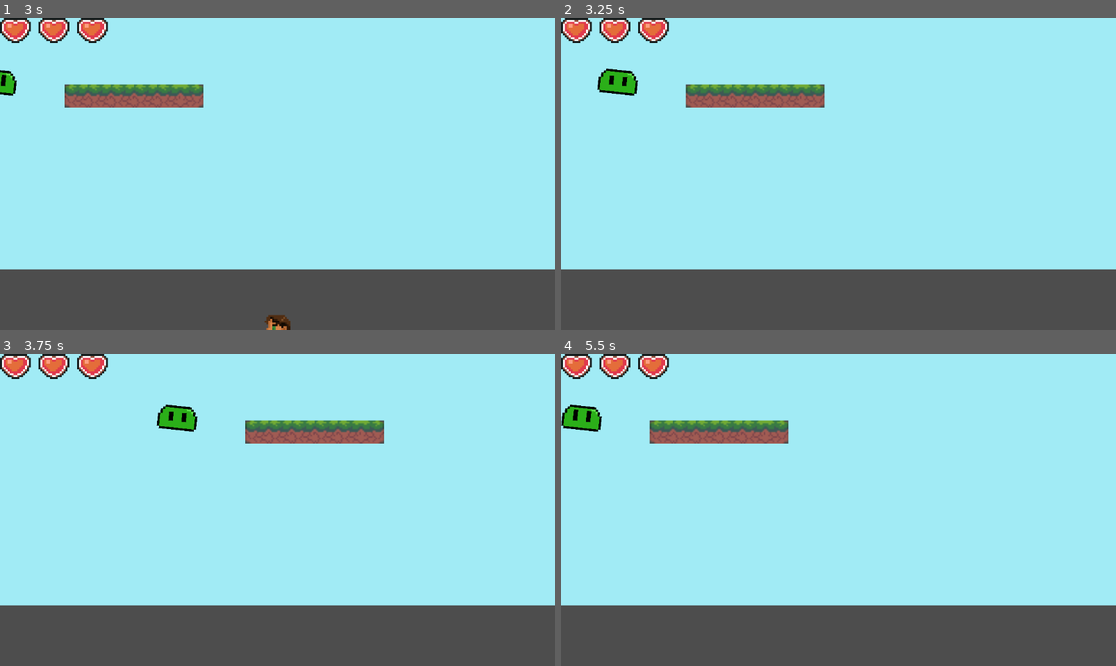
Above: before the commit, frames 1-4 (two rows, left to right).
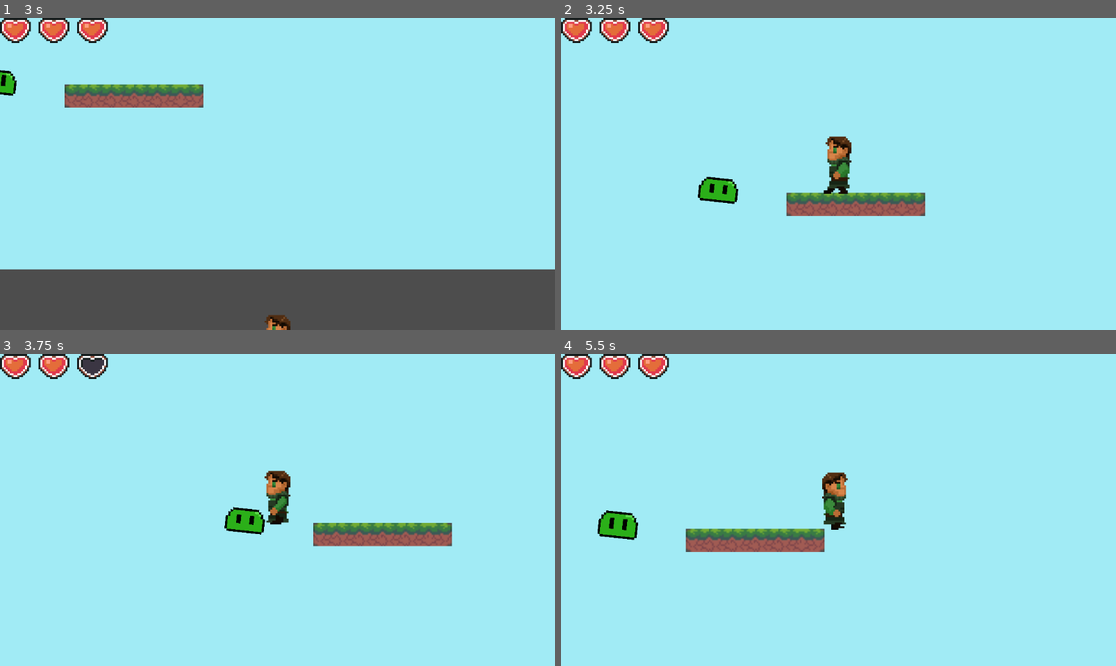
Above: after the commit, the same moments.

Repository: Vytisbrr/Shifted-by-Volt-games
Game: Godot game, scene res://Scenes/world.tscn
The game is run twice, just before and just after one commit, with the same random seed, the same clock (stepped at 60 frames per second) and the same inputs.
Inputs:
- Up to frame 1 (3 s): hold D (move right) 0.53-2.03 s; tap Space (jump) at 0.77, 1.52 s; hold A (move left) from 2.03 s (still down)
- Up to frame 2 (3.25 s): keep holding A (move left); tap Space (jump) at 3.02 s
- Up to frame 3 (3.75 s): keep holding A (move left)
- Up to frame 4 (5.5 s): tap Space (jump) at 3.77, 4.52 s; release A (move left) at 4.28 s; hold D (move right) from 4.28 s (still down)

Frame 1 is identical in both runs. In frame 2, 25% of the frame differs, in the area x 0-100%, y 16-100%; in frame 3, 25%, in the area x 0-100%, y 1-100%; in frame 4, 25%.

Commit message:
Makes You Die when hearts=0

Diff:
--- a/Scenes/world.tscn
+++ b/Scenes/world.tscn
@@ -4,7 +4,7 @@
 [ext_resource type="PackedScene" uid="uid://dkrrpdydkuxny" path="res://Scenes/slime.tscn" id="4_bxsdk"]
 [ext_resource type="Texture2D" uid="uid://blw6acmo7vgbl" path="res://tilemap/DirtTilemap-Shifted.png" id="4_f1pqs"]
 [ext_resource type="PackedScene" uid="uid://th02mvw6u4ur" path="res://Scenes/Player.tscn" id="5_r1bfq"]
-[ext_resource type="PackedScene" uid="uid://cn7ws87fahmg2" path="res://Scenes/killzone.tscn" id="5_sr1g5"]
+[ext_resource type="PackedScene" uid="uid://cn7ws87fahmg2" path="res://killzone.tscn" id="5_sr1g5"]
 
 [sub_resource type="TileSetAtlasSource" id="TileSetAtlasSource_mafyp"]
 texture = ExtResource("3_pj56p")
@@ -36,9 +36,7 @@
 [sub_resource type="RectangleShape2D" id="RectangleShape2D_1pjss"]
 size = Vector2(576, 96)
 
-[sub_resource type="WorldBoundaryShape2D" id="WorldBoundaryShape2D_x7d44"]
-normal = Vector2(0.999629, -0.0272431)
-distance = -2058.34
+[sub_resource type="WorldBoundaryShape2D" id="WorldBoundaryShape2D_irgna"]
 
 [node name="world" type="Node2D"]
 
@@ -67,5 +65,5 @@
 position = Vector2(-3611, 1186)
 
 [node name="CollisionShape2D" type="CollisionShape2D" parent="Killzone"]
-position = Vector2(3265, -397)
-shape = SubResource("WorldBoundaryShape2D_x7d44")
+position = Vector2(2299.53, -1.55383)
+shape = SubResource("WorldBoundaryShape2D_irgna")
--- a/Scripts/player.gd
+++ b/Scripts/player.gd
@@ -62,8 +62,11 @@
 func _on_hitbox_area_entered(area: Area2D):
 	if area.name == "enemyarea":
 		currentHealth -= 1
-		if currentHealth < 0:
+		if currentHealth <= 0:
 			currentHealth = 0
+			print ("You Died!")
+			get_tree().reload_current_scene()
+
 		healthChanged.emit(currentHealth)
 func _ready():
 	HeartContainer.setmaxHearts(maxHealth)
--- a/ui/hearts.gd
+++ b/ui/hearts.gd
@@ -19,6 +19,5 @@
 	for i in range(currentHealth):
 		hearts[i].update(true)
 
-
 	for i in range(currentHealth, hearts.size()):
 		hearts[i].update(false)
